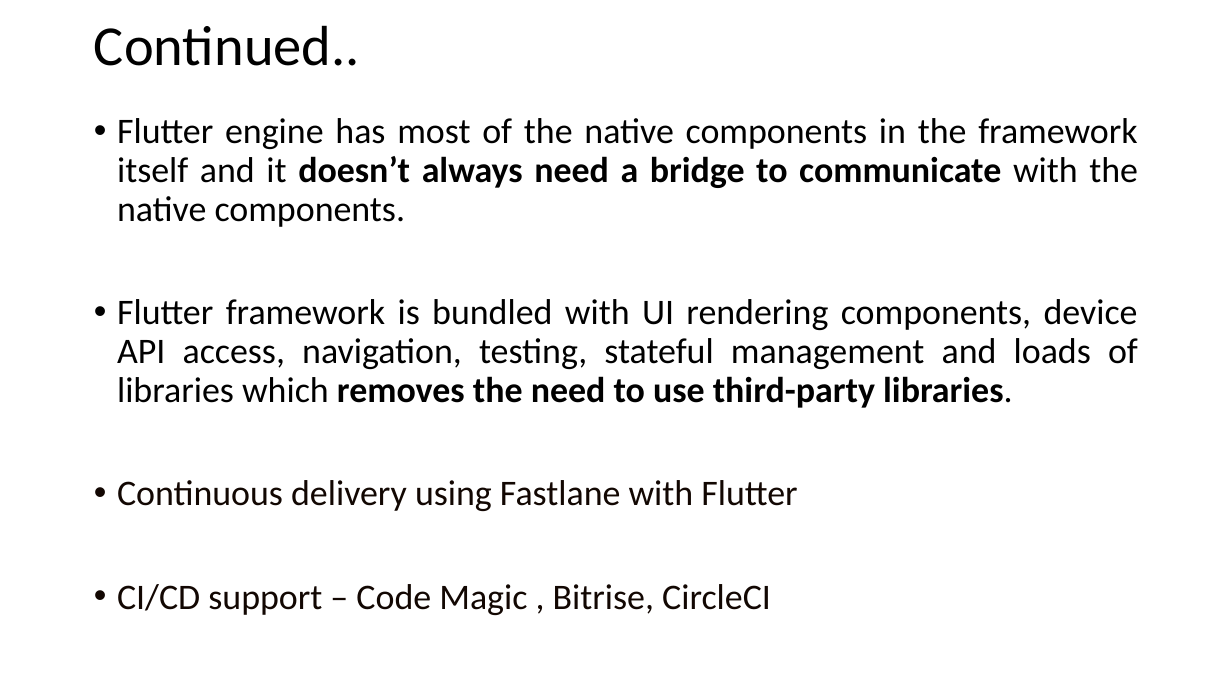
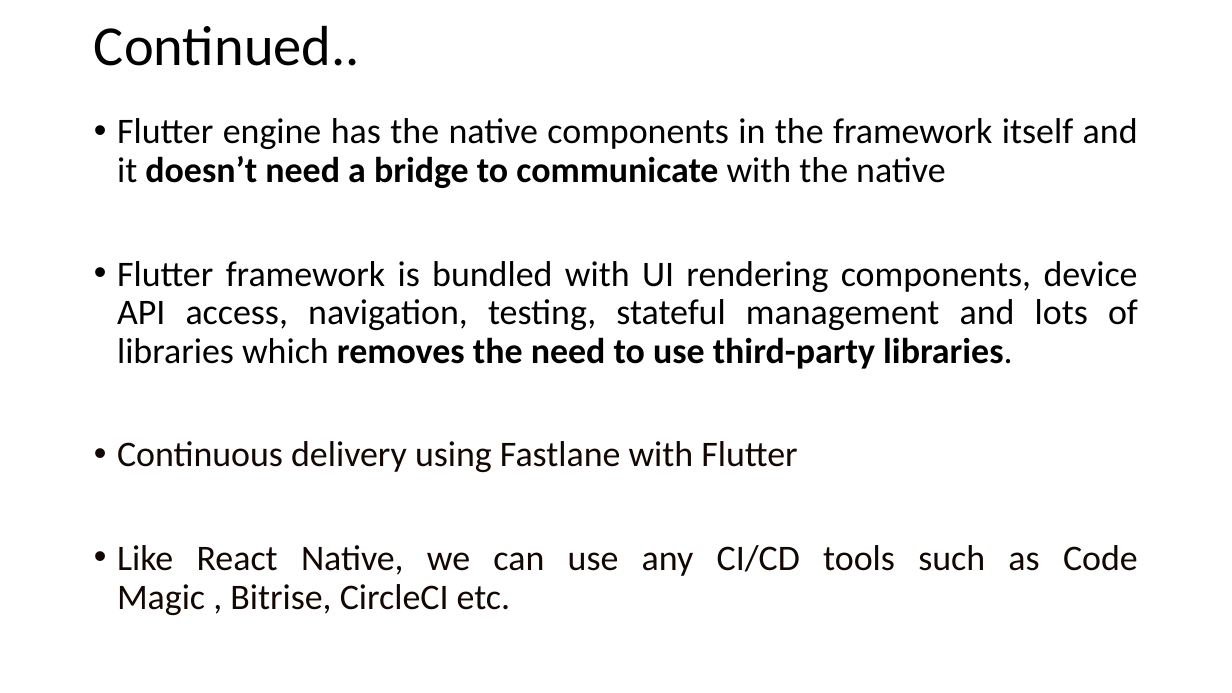
Before and after one commit to Anjy123/Flutter, a slide deck: slide 6 of Flutter features.pptx. Drawn at 1232x693 pixels with LibreOffice and Linux fonts; fonts in the diff are those of the drawing. Boxes give left, top, right and bottom in pixels: in the first picture for what was removed or moved away, otherwise in the second. Text is boxed around its words. In the diff, an @@ line names an element or a change of style, - is before the commit and + after.

```diff
--- a/Flutter features.pptx
+++ b/Flutter features.pptx
@@ text at <box>117,118,1138,369</box>: text changed @@
-• Flutter engine has most of the native components in the framework itself and it doesn’t always need a bridge to communicate with the native components.
-• Flutter framework is bundled with UI rendering components, device API access, navigation, testing, stateful management and loads of libraries which removes the need to use third-party libraries.
+• Flutter engine has the native components in the framework itself and it doesn’t need a bridge to communicate with the native
+• Flutter framework is bundled with UI rendering components, device API access, navigation, testing, stateful management and lots of libraries which removes the need to use third-party libraries.
@@ text at <box>117,545,1138,615</box>: text changed @@
-• CI/CD support – Code Magic , Bitrise, CircleCI
+• Like React Native, we can use any CI/CD tools such as Code Magic , Bitrise, CircleCI etc.
```
Also in this commit, not shown: 7 other slides changed.
